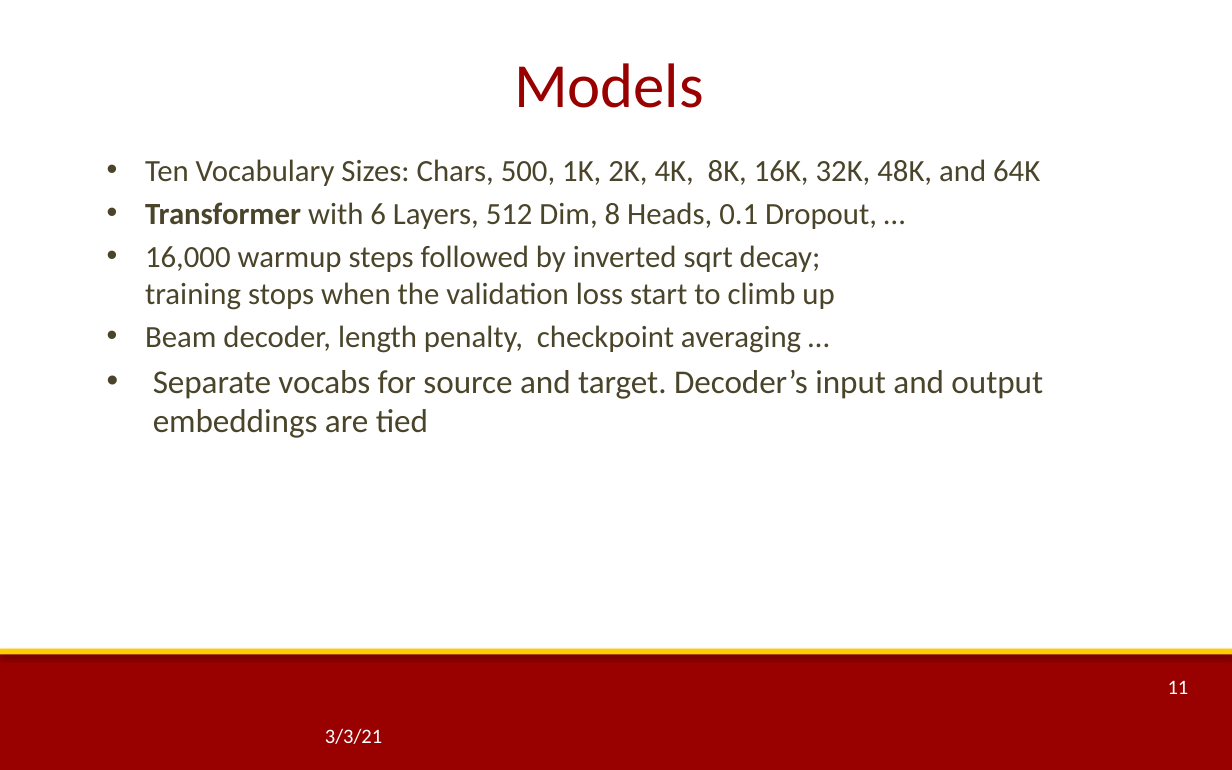
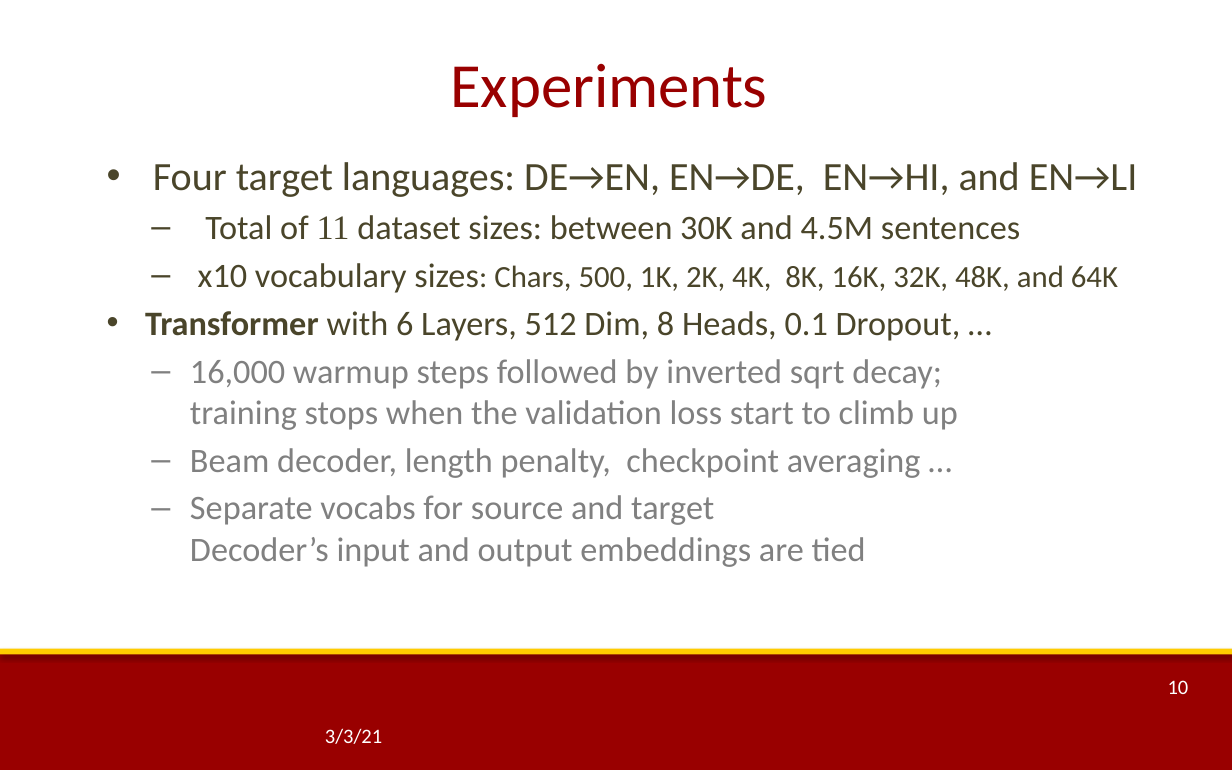
Before and after one commit to thammegowda/phd, a slide deck: slide 10 of quals-ppt/rev2-NMT-with-Imbalanced-Classes.pptx (slide 11 before the commit). Drawn at 1232x770 pixels with LibreOffice and Linux fonts; fonts in the diff are those of the drawing; background and template pictures are left out. Boxes give left, top, right and bottom in pixels: in the first picture for what was removed or moved away, otherwise in the second. Text is boxed around its words. In the diff, an @@ line names an element or a change of style, - is before the commit and + after.

```diff
--- a/quals-ppt/rev2-NMT-with-Imbalanced-Classes.pptx
+++ b/quals-ppt/rev2-NMT-with-Imbalanced-Classes.pptx
@@ title at (450, 63, 767, 117): text changed @@
-Models
+Experiments
@@ text at (153, 162, 1138, 293): text changed; size 18 to 20 pt @@
-• Ten Vocabulary Sizes: Chars, 500, 1K, 2K, 4K, 8K, 16K, 32K, 48K, and 64K
+• Four target languages: DE→EN, EN→DE, EN→HI, and EN→LI
+  – Total of 11 dataset sizes: between 30K and 4.5M sentences
+  – x10 vocabulary sizes: Chars, 500, 1K, 2K, 4K, 8K, 16K, 32K, 48K, and 64K
@@ text at (145, 311, 961, 478): size 18 to 20 pt in "Transformer with 6 Layers, 512 Dim, 8 ...", "16,000 warmup steps followed by inverted sqrt ...", "Beam decoder, length penalty, checkpoint averaging …"; text colour #4A452A to #808080 in "16,000 warmup steps followed by inverted sqrt ...", "Beam decoder, length penalty, checkpoint averaging …"; bullet • to –; list level 1 to 2 in "16,000 warmup steps followed by ..."; list level 1 to 2 in "Beam decoder, length penalty, checkpoint ..." @@
@@ text at (190, 495, 866, 567): text changed; size 19.3 to 20 pt; text colour #4A452A to #808080 @@
-• Separate vocabs for source and target. Decoder’s input and output embeddings are tied
+  – Separate vocabs for source and target
+    Decoder’s input and output embeddings are tied
@@ page number at (1168, 680, 1189, 694): text changed @@
-11
+10
```
Also in this commit, not shown: 21 other slides changed, 3 slides added, 2 slides removed, 3 other files.
